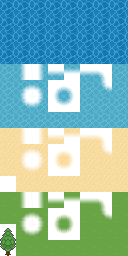
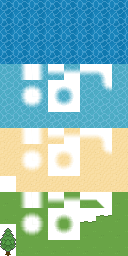
Before/after of a 128px x 256px layered artwork. What changed in the layer stack:
added layer "Layer 3" (20%) in group "grass" over [80, 215, 112, 223]
